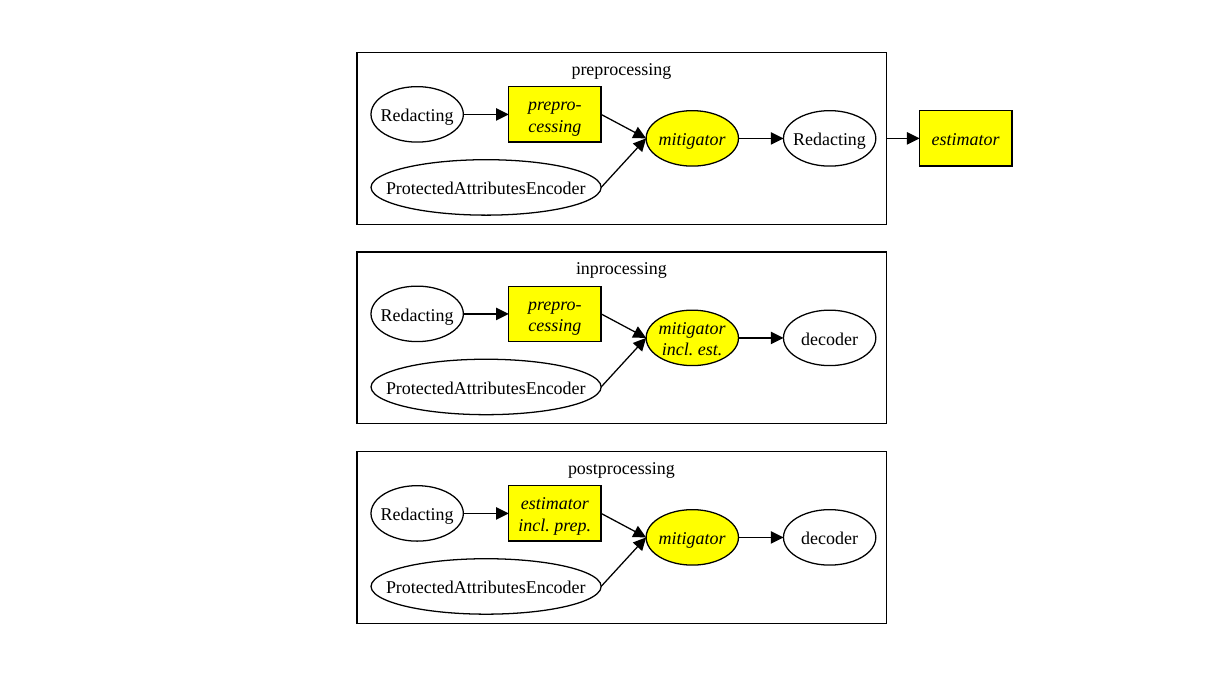
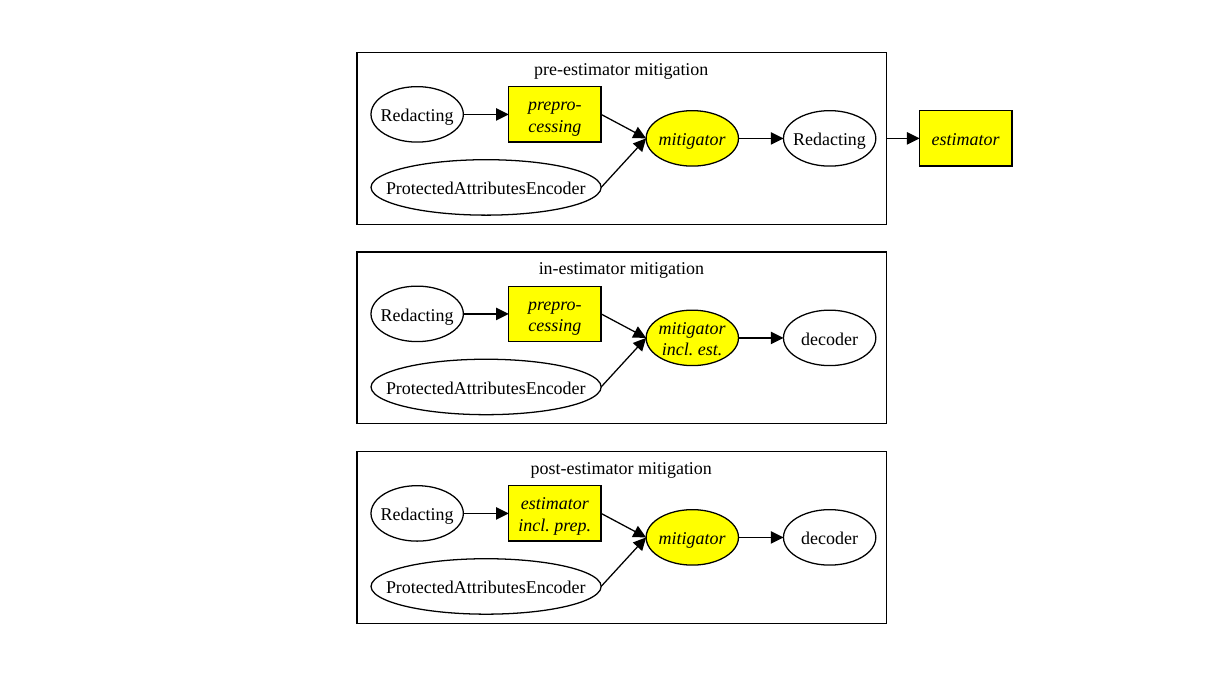
Before and after one commit to IBM/lale, a slide deck: slide 1 of talks/fairness_patterns.pptx. Drawn at 1232x693 pixels with LibreOffice and Linux fonts; fonts in the diff are those of the drawing. Boxes give left, top, right and bottom in pixels: in the first picture for what was removed or moved away, otherwise in the second. Text is boxed around its words. In the diff, an @@ line names an element or a change of style, - is before the commit and + after.

Commit message:
Added redact option to mitigators and changed "processing" terminology to "estimator". (#603)

```diff
--- a/talks/fairness_patterns.pptx
+++ b/talks/fairness_patterns.pptx
@@ text in rectangle at [534, 63, 709, 79]: text changed @@
-preprocessing
+pre-estimator mitigation
@@ text in rectangle at [539, 262, 704, 278]: text changed @@
-inprocessing
+in-estimator mitigation
@@ text in rectangle at [531, 462, 712, 478]: text changed @@
-postprocessing
+post-estimator mitigation
```
Also in this commit, not shown: 14 other files.
